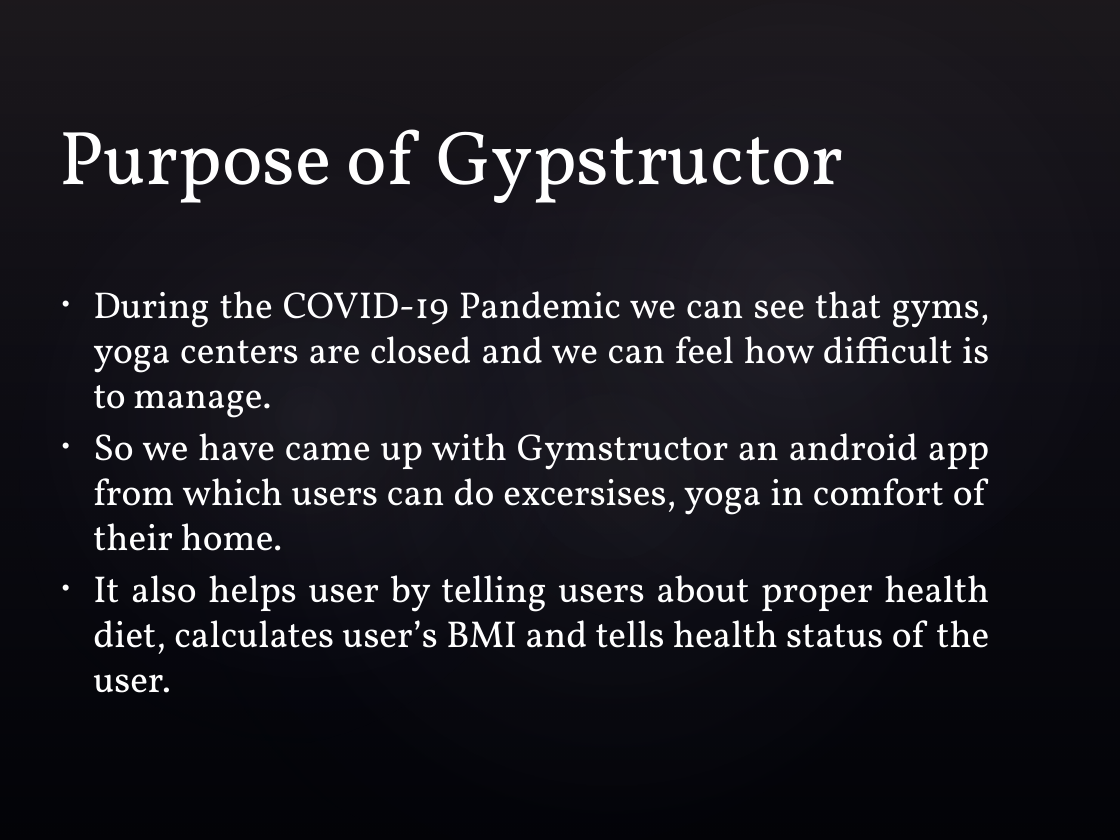
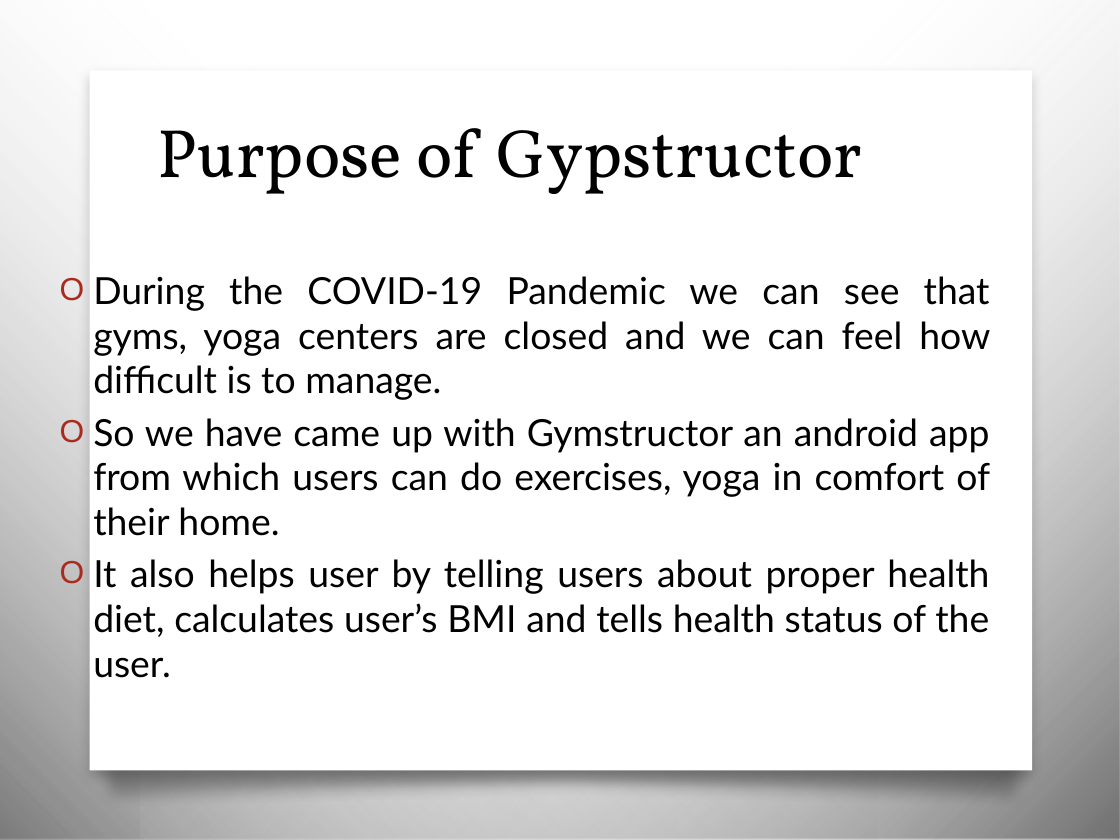
Before and after one commit to Zeo-shark/GymStructor, a slide deck: slide 5 of CODEX Gymstructor.pptx (slide 4 before the commit). Drawn at 1120x840 pixels with LibreOffice and Linux fonts; fonts in the diff are those of the drawing; background and template pictures are left out. Boxes give left, top, right and bottom in pixels: in the first picture for what was removed or moved away, otherwise in the second. Text is boxed around its words. In the diff, an @@ line names an element or a change of style, - is before the commit and + after.

Commit message:
added code

```diff
--- a/CODEX Gymstructor.pptx
+++ b/CODEX Gymstructor.pptx
@@ ellipse removed at [0, 0, 696, 840] @@
@@ rectangle added at [0, 0, 877, 840], fill gradient #010101 to #FEFEFE @@
@@ ellipse removed at [51, 0, 1120, 840] @@
@@ rectangle added at [140, 0, 1120, 840], fill gradient #010101 to #FEFEFE @@
@@ ellipse removed at [307, 0, 1120, 761] @@
@@ rectangle: place and size @@
-rectangle at [0, 0, 1120, 840]
+rectangle at [90, 71, 1033, 771]
@@ rectangle at [90, 71, 1033, 771]: fill gradient #504652 to #242852 to #FFFFFF; shadow on @@
@@ title "Purpose of Gypstructor" at [158, 128, 862, 194]: size 49 to 44 pt, text colour #FFFFFF to #000000; alignment left to centre; vertical alignment bottom to middle @@
@@ text "During the COVID-19 Pandemic we ..." at [93, 276, 990, 678]: vertical alignment middle to top @@
@@ text at [93, 276, 990, 678]: font Vollkorn to Lato, text colour #FFFFFF to #000000 in "During the COVID-19 Pandemic we can see ...", "It also helps user by telling users ..."; bullet • to O @@
@@ text at [93, 418, 990, 536]: text changed; font Vollkorn to Lato; text colour #FFFFFF to #000000 @@
-• So we have came up with Gymstructor an android app from which users can do excersises, yoga in comfort of their home.
+O So we have came up with Gymstructor an android app from which users can do exercises, yoga in comfort of their home.
@@ freeform shape added at [77, 744, 1047, 810], fill gradient #010101 @@
```
Also in this commit, not shown: 2 other slides changed, 1 slide added.
